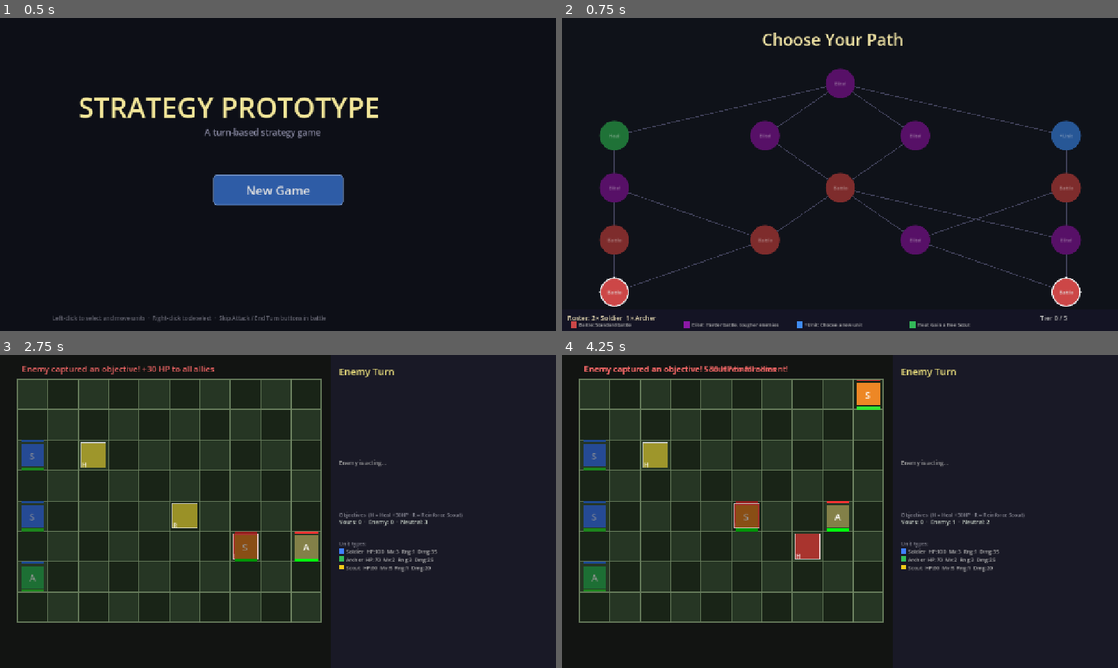
Above: before the commit, frames 1-4 (two rows, left to right).
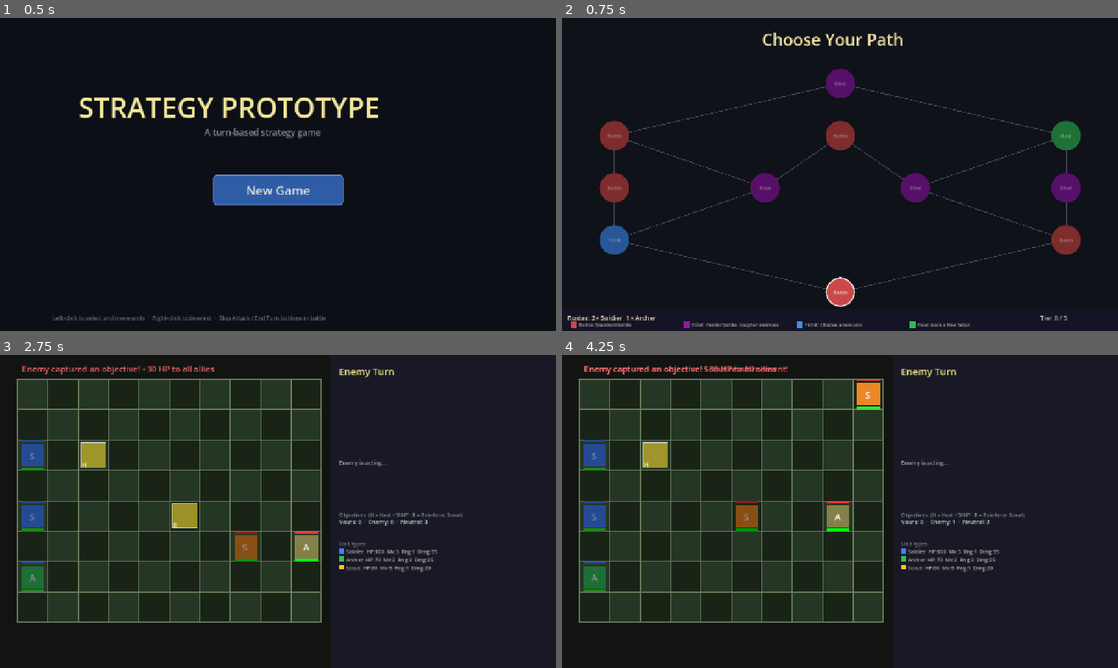
Above: after the commit, the same moments.

Repository: kabuumu/strategy-prototype
Game: Godot game, scene res://src/title/title.tscn
The game is run twice, just before and just after one commit, with the same random seed, the same clock (stepped at 60 frames per second) and the same inputs.
Inputs (mouse positions are in pixels of both pictures, inside the frame that each line leads up to):
- Up to frame 1 (0.5 s): no input
- Up to frame 2 (0.75 s): click "New Game" at 0.5 s
- Up to frame 3 (2.75 s): click "Battle" at 1.25 s; click "End Turn" at 2 s
- Up to frame 4 (4.25 s): move the mouse to (962, 495) at 2.77 s; click (962, 495) at 2.92 s; click "End Turn" at 3.5 s

Frame 1 is identical in both runs. In frame 2, 7.9% of the frame differs, in the area x 6-94%, y 23-93%; in frame 3, less than 0.1%; in frame 4, 0.5%.

Commit message:
Map starts from single central node; captured objectives disappear
- Tier 0 is now always 1 node so every run fans out from a single start
- Objectives are skipped in _draw() once owner != -1 (captured by either team)

Co-authored-by: Copilot <223556219+Copilot@users.noreply.github.com>

Diff:
--- a/src/battle/battle.gd
+++ b/src/battle/battle.gd
@@ -108,8 +108,10 @@
 			draw_rect(rect, color)
 			draw_rect(rect, Color(0.45, 0.54, 0.40, 0.85), false, 1.5)
 
-	# Objectives drawn on top of the tiles
+	# Objectives drawn on top of the tiles (only while uncaptured)
 	for obj: Dictionary in objectives:
+		if int(obj["owner"]) != -1:
+			continue
 		var gx: int = obj["grid_pos"].x
 		var gy: int = obj["grid_pos"].y
 		var pad := 6.0
--- a/src/game_manager.gd
+++ b/src/game_manager.gd
@@ -69,9 +69,9 @@
 	var rng := RandomNumberGenerator.new()
 	rng.randomize()
 
-	# Build tier sizes: first tier 2–3, middle tiers 2–5, final tier always 1
+	# Tier 0 always starts as a single central node; middle tiers vary 2-5; final tier = 1 (boss)
 	var sizes: Array = []
-	sizes.append(rng.randi_range(2, 3))
+	sizes.append(1)
 	for _t in range(MAP_TIERS - 2):
 		sizes.append(rng.randi_range(2, 5))
 	sizes.append(1)
